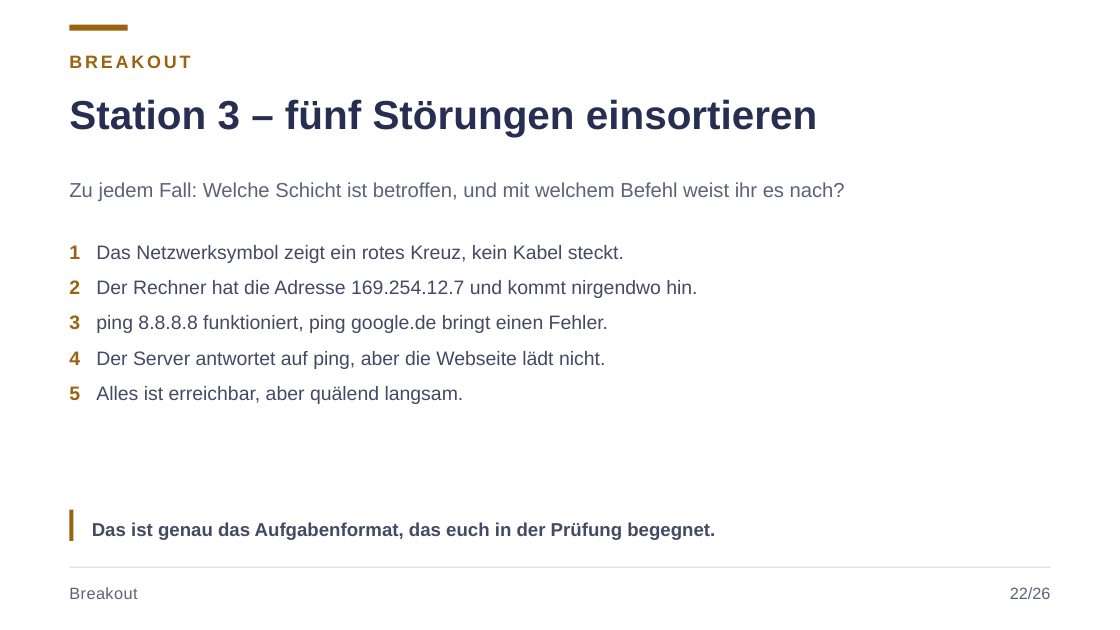
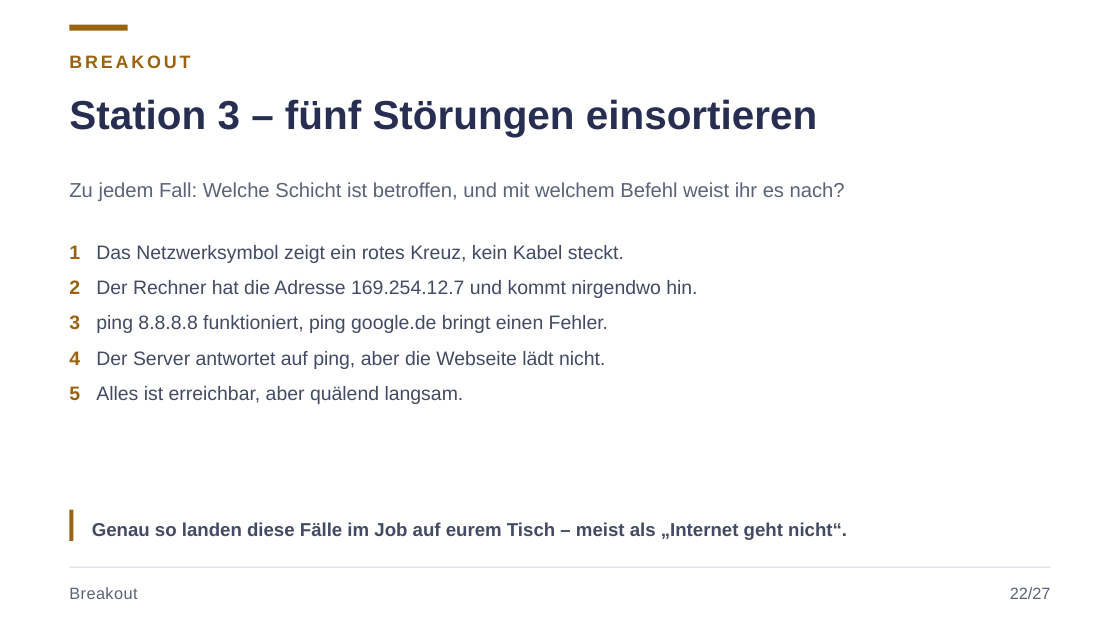
Before and after one commit to JacobMenge/kurs-unterlagen, a slide deck: slide 27 of folien/dist/01-netzwerke-grundlagen.pptx. Drawn at 1120x630 pixels with LibreOffice and Linux fonts; fonts in the diff are those of the drawing. Boxes give left, top, right and bottom in pixels: in the first picture for what was removed or moved away, otherwise in the second. Text is boxed around its words. In the diff, an @@ line names an element or a change of style, - is before the commit and + after.

Commit message:
netzwerke: praxisanteil auf 50 minuten erhöht, kür-station ergänzt, prüfungsbezug zurückgenommen

```diff
--- a/folien/dist/01-netzwerke-grundlagen.pptx
+++ b/folien/dist/01-netzwerke-grundlagen.pptx
@@ text at (92,522,847,540): text changed @@
-Das ist genau das Aufgabenformat, das euch in der Prüfung begegnet.
+Genau so landen diese Fälle im Job auf eurem Tisch – meist als „Internet geht nicht“.
@@ text at (1010,587,1051,599): text changed @@
-22/26
+22/27
```
Also in this commit, not shown: 26 other slides changed, 1 slide added, 2 other files.
